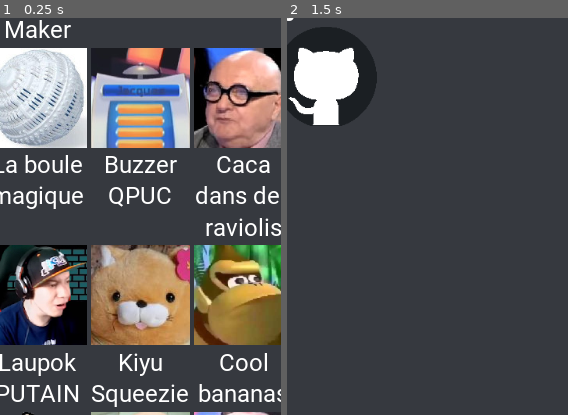
Above: before the commit, frames 1-2 (left to right).
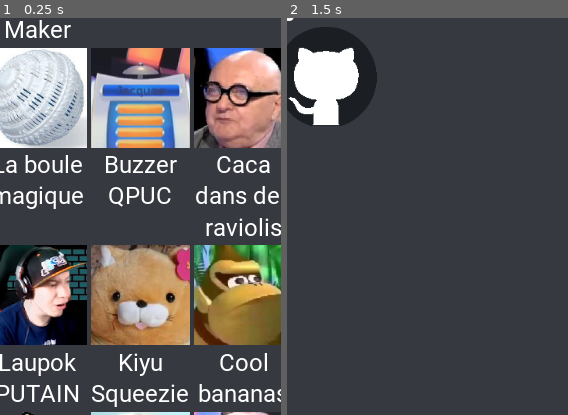
Above: after the commit, the same moments.

Repository: djalexkidd/soundboard
Game: Godot game, scene res://scenes/Main.tscn
The game is run twice, just before and just after one commit, with the same random seed, the same clock (stepped at 60 frames per second) and the same inputs.
Inputs (mouse positions are % of the whole screen's width and height, from its top left):
- Up to frame 1 (0.25 s): no input
- Up to frame 2 (1.5 s): tap Enter at 0.5 s; click (95, 3) at 1.25 s
The pictures show only the part of the screen within x 43-93%, y 50-100%; the shares and areas given below are measured in that part.

The runs differ from the first frame. In frame 1, 0.3% of the frame differs, in the area x 32-68%, y 99-100%; in frame 2, nothing differs.

Commit message:
images osef

Diff:
--- a/scenes/Main.tscn
+++ b/scenes/Main.tscn
@@ -256,7 +256,7 @@
 margin_right = 524.0
 margin_bottom = 1071.0
 EntryName = "Nique ta mère"
-EntryImage = "res://assets/images/etchebest.jpg"
+EntryImage = "res://assets/images/marine.jpg"
 EntryAudio = "res://assets/sounds/DS423.ogg"
 
 [node name="SoundEffect24" parent="Sounds/GridContainer" instance=ExtResource( 2 )]
@@ -282,7 +282,7 @@
 margin_right = 260.0
 margin_bottom = 1286.0
 EntryName = "C'est notre projet"
-EntryImage = "res://assets/images/melanchon.jpg"
+EntryImage = "res://assets/images/macron.jpg"
 EntryAudio = "res://assets/sounds/DS457.ogg"
 
 [connection signal="pressed" from="Header/SettingsButton" to="." method="_on_SettingsButton_pressed"]
Binary file added: assets/images/macron.jpg
Not shown, added: assets/images/macron.jpg.import
Binary file added: assets/images/marine.jpg
Not shown, added: assets/images/marine.jpg.import
